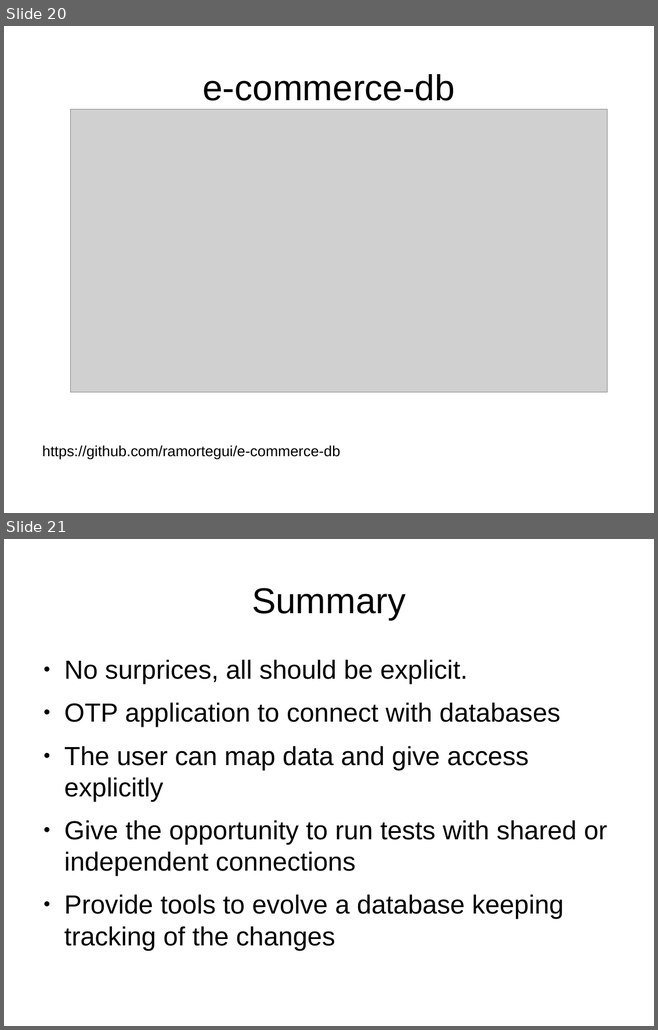
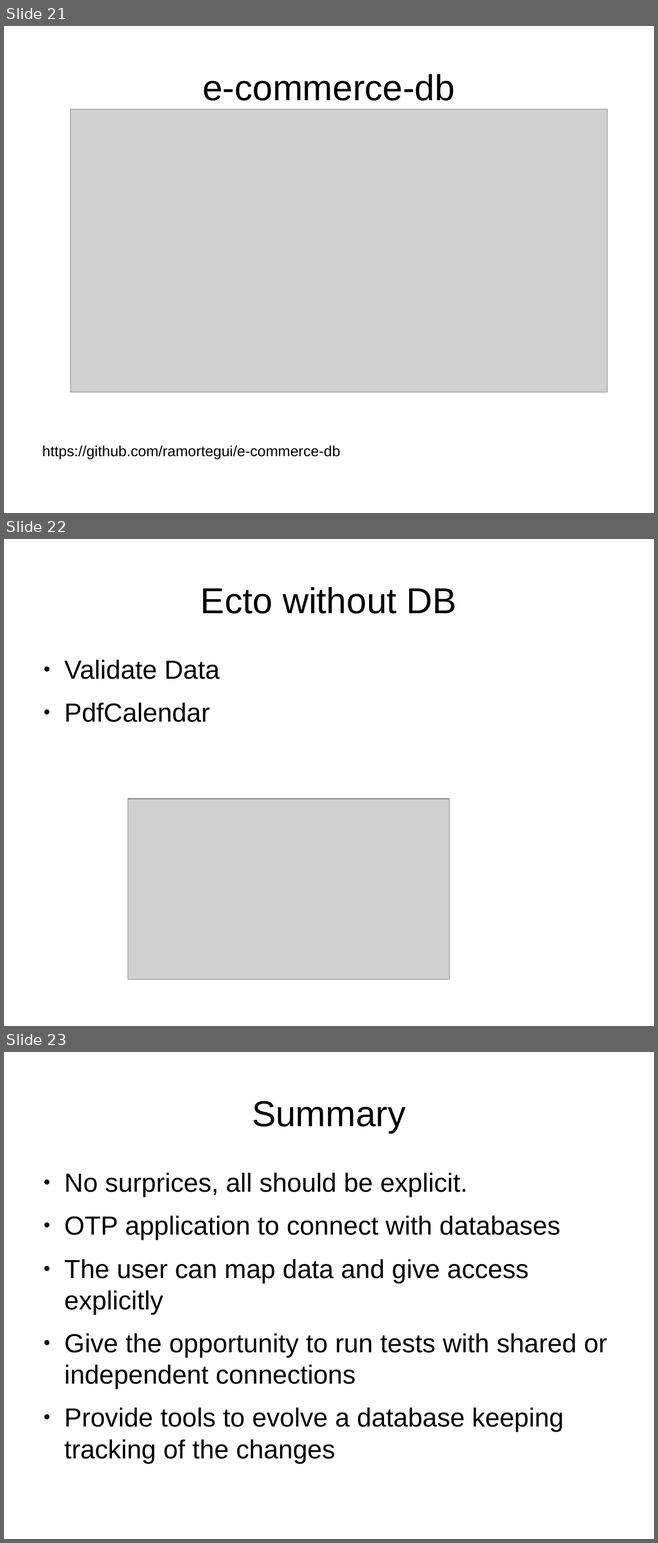
Before and after one commit to ramortegui/talks, a slide deck: odps/ecto.odp. Shown one above the other, each under a label of ours: slides 20 and 21 before the commit, slides 21, 22 and 23 after it. The pictures are 658x1030 and 658x1543 pixels, drawn with LibreOffice and Linux fonts; fonts in the diff are those of the drawing; grey boxes stand for pictures. Boxes give left, top, right and bottom in pixels: in the first picture for what was removed or moved away, otherwise in the second. Text is boxed around its words. In the diff, an @@ line names an element or a change of style, - is before the commit and + after.

```diff
--- a/odps/ecto.odp
+++ b/odps/ecto.odp
@@ slide 22 added at <box>4,539,654,1026</box>, background #FFFFFF @@
@@ title added at <box>201,587,456,614</box>, 44 pt, text #000000 @@
+Ecto without DB
@@ text added at <box>64,660,219,722</box>, 32 pt, text #000000 @@
+● Validate Data
+● PdfCalendar
@@ picture added at <box>128,799,449,980</box> @@
@@ what was slide 20 is now slide 21 @@
@@ what was slide 21 is now slide 23 @@
```
Also in this commit, not shown: 5 slides changed, 1 other slide added.
